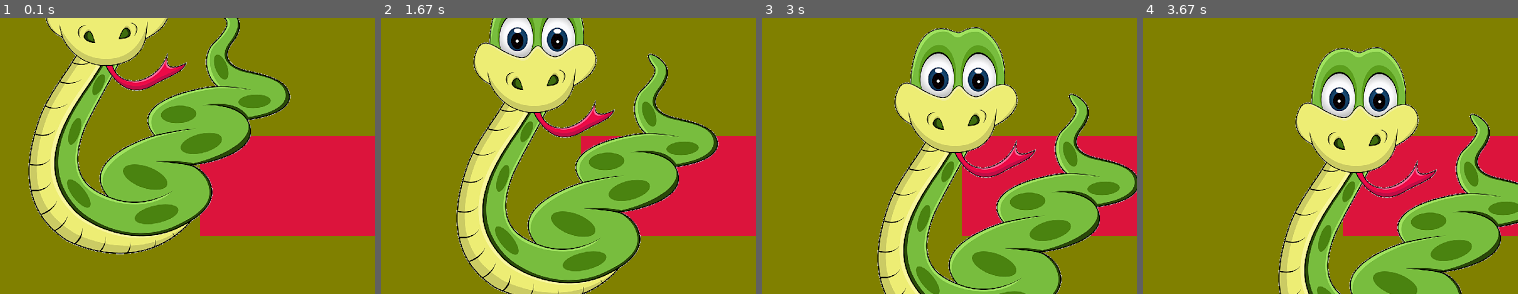
Above: before the commit, frames 1-4 (left to right).
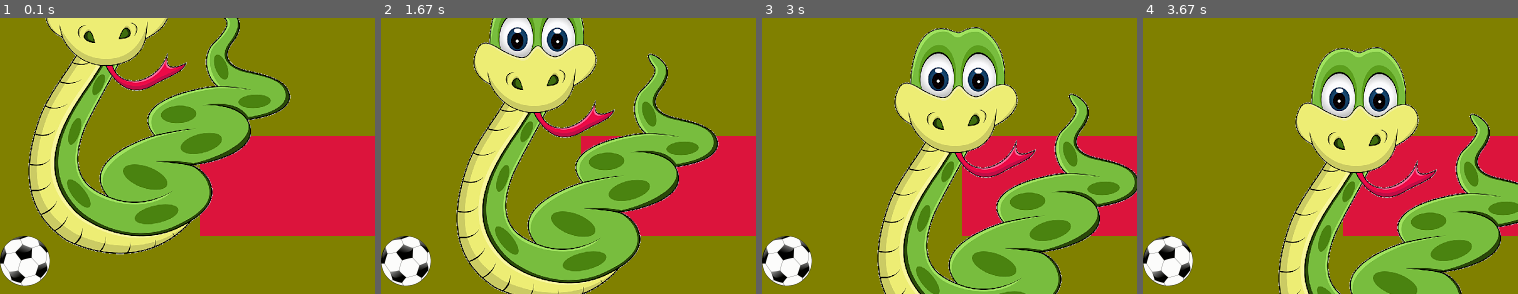
Above: after the commit, the same moments.

Repository: bitjungle/PygameTemplate
Game: pygame game, started from pygame-template.py
Two runs of this game, one before a commit and one after it. Both use one fixed random seed, a clock stepped at 60 frames per second and the inputs below.
Inputs:
- Up to frame 1 (0.1 s): no input
- Up to frame 2 (1.67 s): no input
- Up to frame 3 (3 s): no input
- Up to frame 4 (3.67 s): no input
The pictures show only the part of the screen within x 0-50%, y 15-65%; the shares and areas given below are measured in that part.

The runs differ from the first frame. In frame 1, 1.9% of the frame differs, in the area x 0-14%, y 78-98%; in frame 2, 1.9%; in frame 3, 1.9%; in frame 4, 1.9%.

Commit message:
image scaling

Diff:
--- a/pygame-template.py
+++ b/pygame-template.py
@@ -33,6 +33,11 @@
 snake = objects.GameObject(imagefile='snake.png',
                            dx=1,
                            dy=1)
+ball = objects.GameObject(imagefile='football.png',
+                          top=300,
+                          left=0,
+                          width=50,
+                          height=50)
 text = objects.Text(fontfile=None,
                     fontsize=48,
                     text='The snake is moving!',
@@ -61,9 +66,10 @@
 
     # Refreshing the screen --------------------------------------------
     # https://www.pygame.org/docs/ref/surface.html#pygame.Surface.blit
-    screen.blit(myrect.image, myrect.rect)     # Drawing the rectangle
-    screen.blit(snake.image, snake.rect)       # Drawing the snake
-    screen.blit(text.image, text.rect)         # Drawing the text
+    screen.blit(myrect.image, myrect.rect) # Drawing the rectangle
+    screen.blit(snake.image, snake.rect)   # Drawing the snake
+    screen.blit(ball.image, ball.rect)     # Drawing the ball
+    screen.blit(text.image, text.rect)     # Drawing the text
 
     # https://www.pygame.org/docs/ref/display.html#pygame.display.flip
     pygame.display.flip()
--- a/pygame_template_objects.py
+++ b/pygame_template_objects.py
@@ -20,12 +20,18 @@
         DEFAULT_DX = 0
         DEFAULT_DY = 0
         self.imagefile = kwargs.get('imagefile', None)
+
         if self.imagefile:
-            self.image = pygame.image.load(self.imagefile)
+            self.image = pygame.image.load(self.imagefile).convert_alpha()
+            if kwargs.get('width', False) and kwargs.get('height', False):
+                self.image = pygame.transform.smoothscale(self.image,
+                                                         (kwargs.get('width'),
+                                                          kwargs.get('height')))
         else:
             self.image = pygame.Surface((kwargs.get('width', DEFAULT_WIDTH),
                                          kwargs.get('height', DEFAULT_HEIGHT)))
             self.image.fill(kwargs.get('fill', pygame.SRCALPHA))
+
         self.rect = self.image.get_rect(top=kwargs.get('top', DEFAULT_TOP),
                                         left=kwargs.get('left', DEFAULT_LEFT))
         self.dx = kwargs.get('dx', DEFAULT_DX)
Binary file added: football.png
